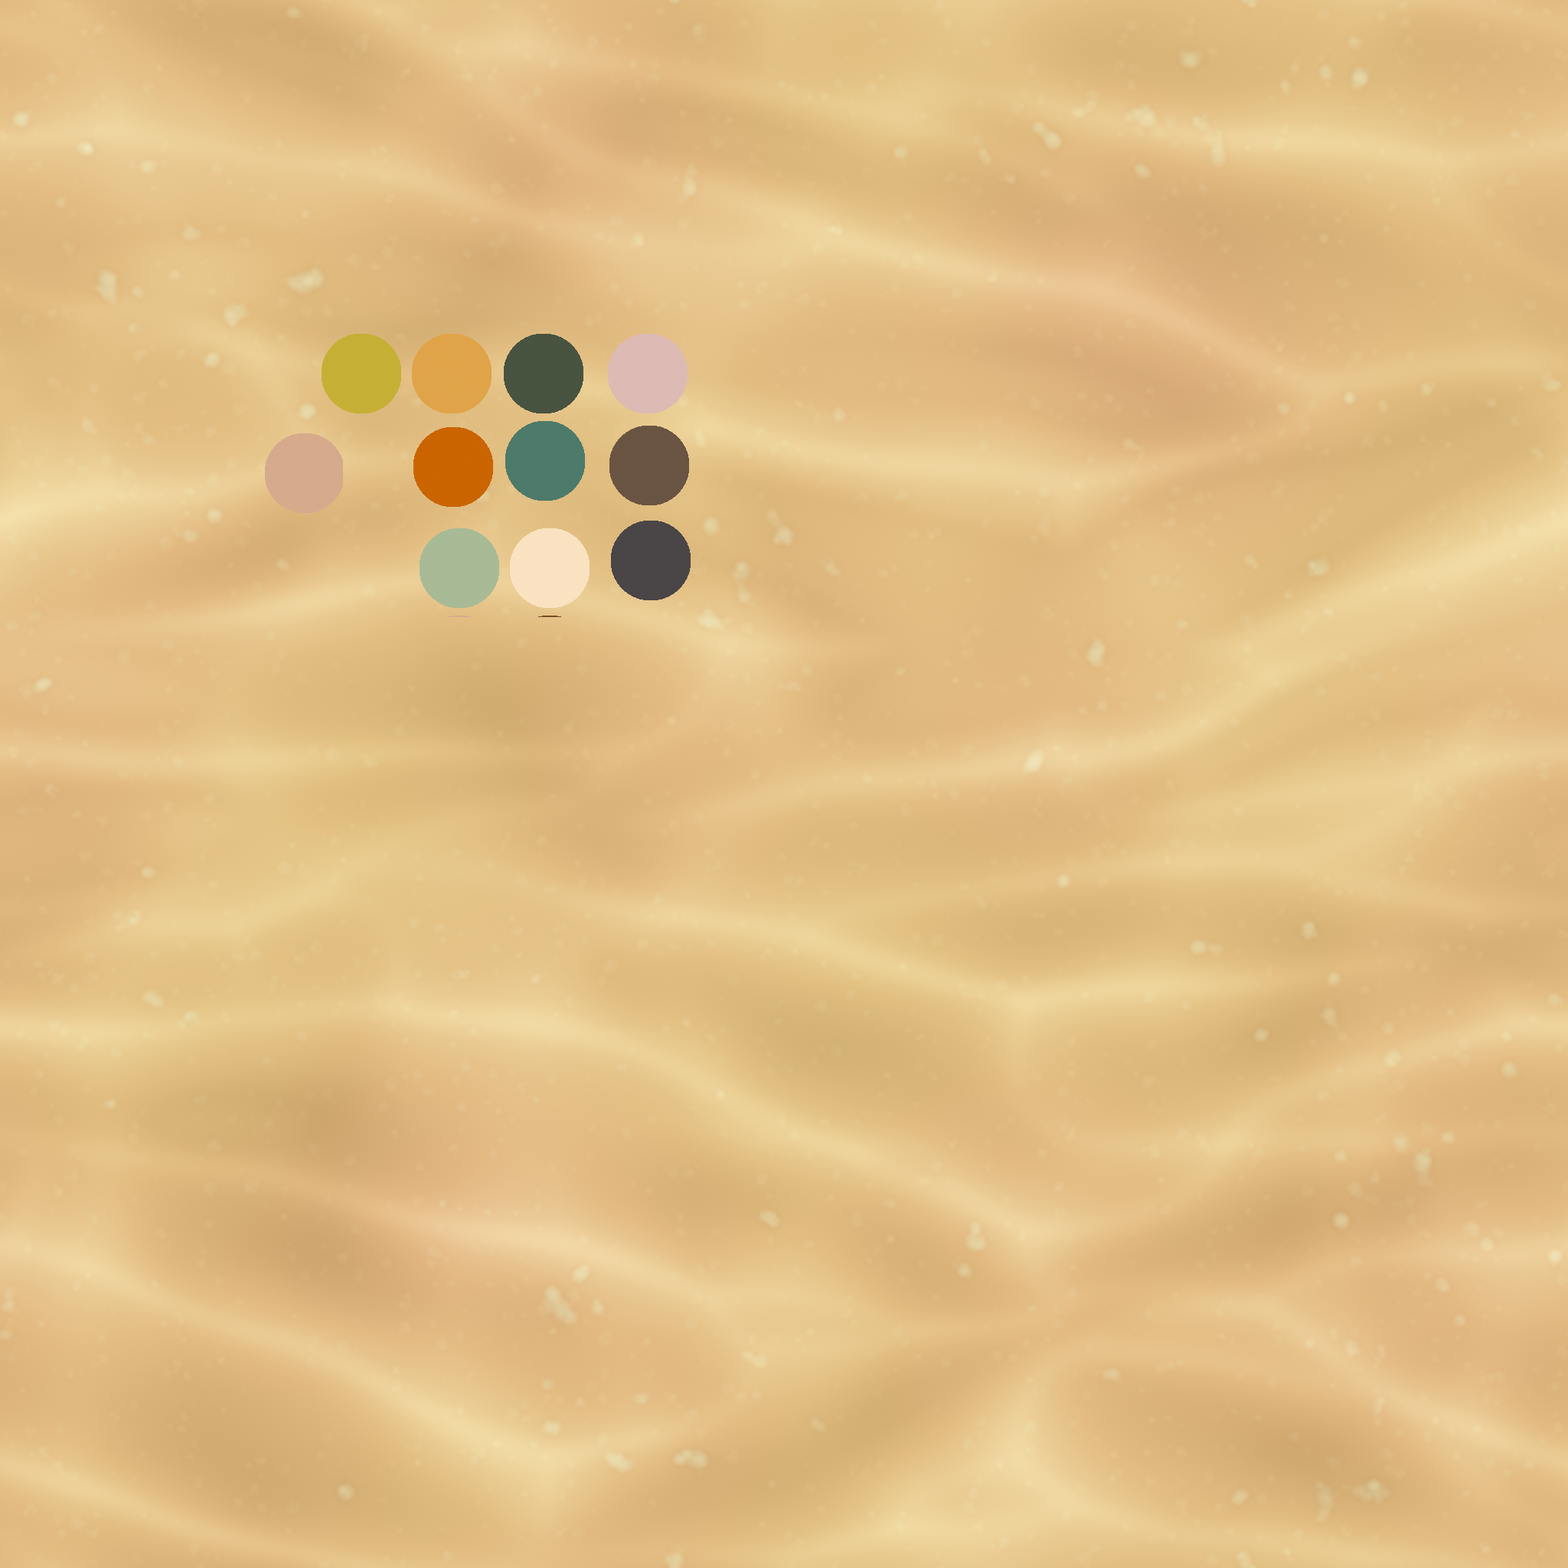
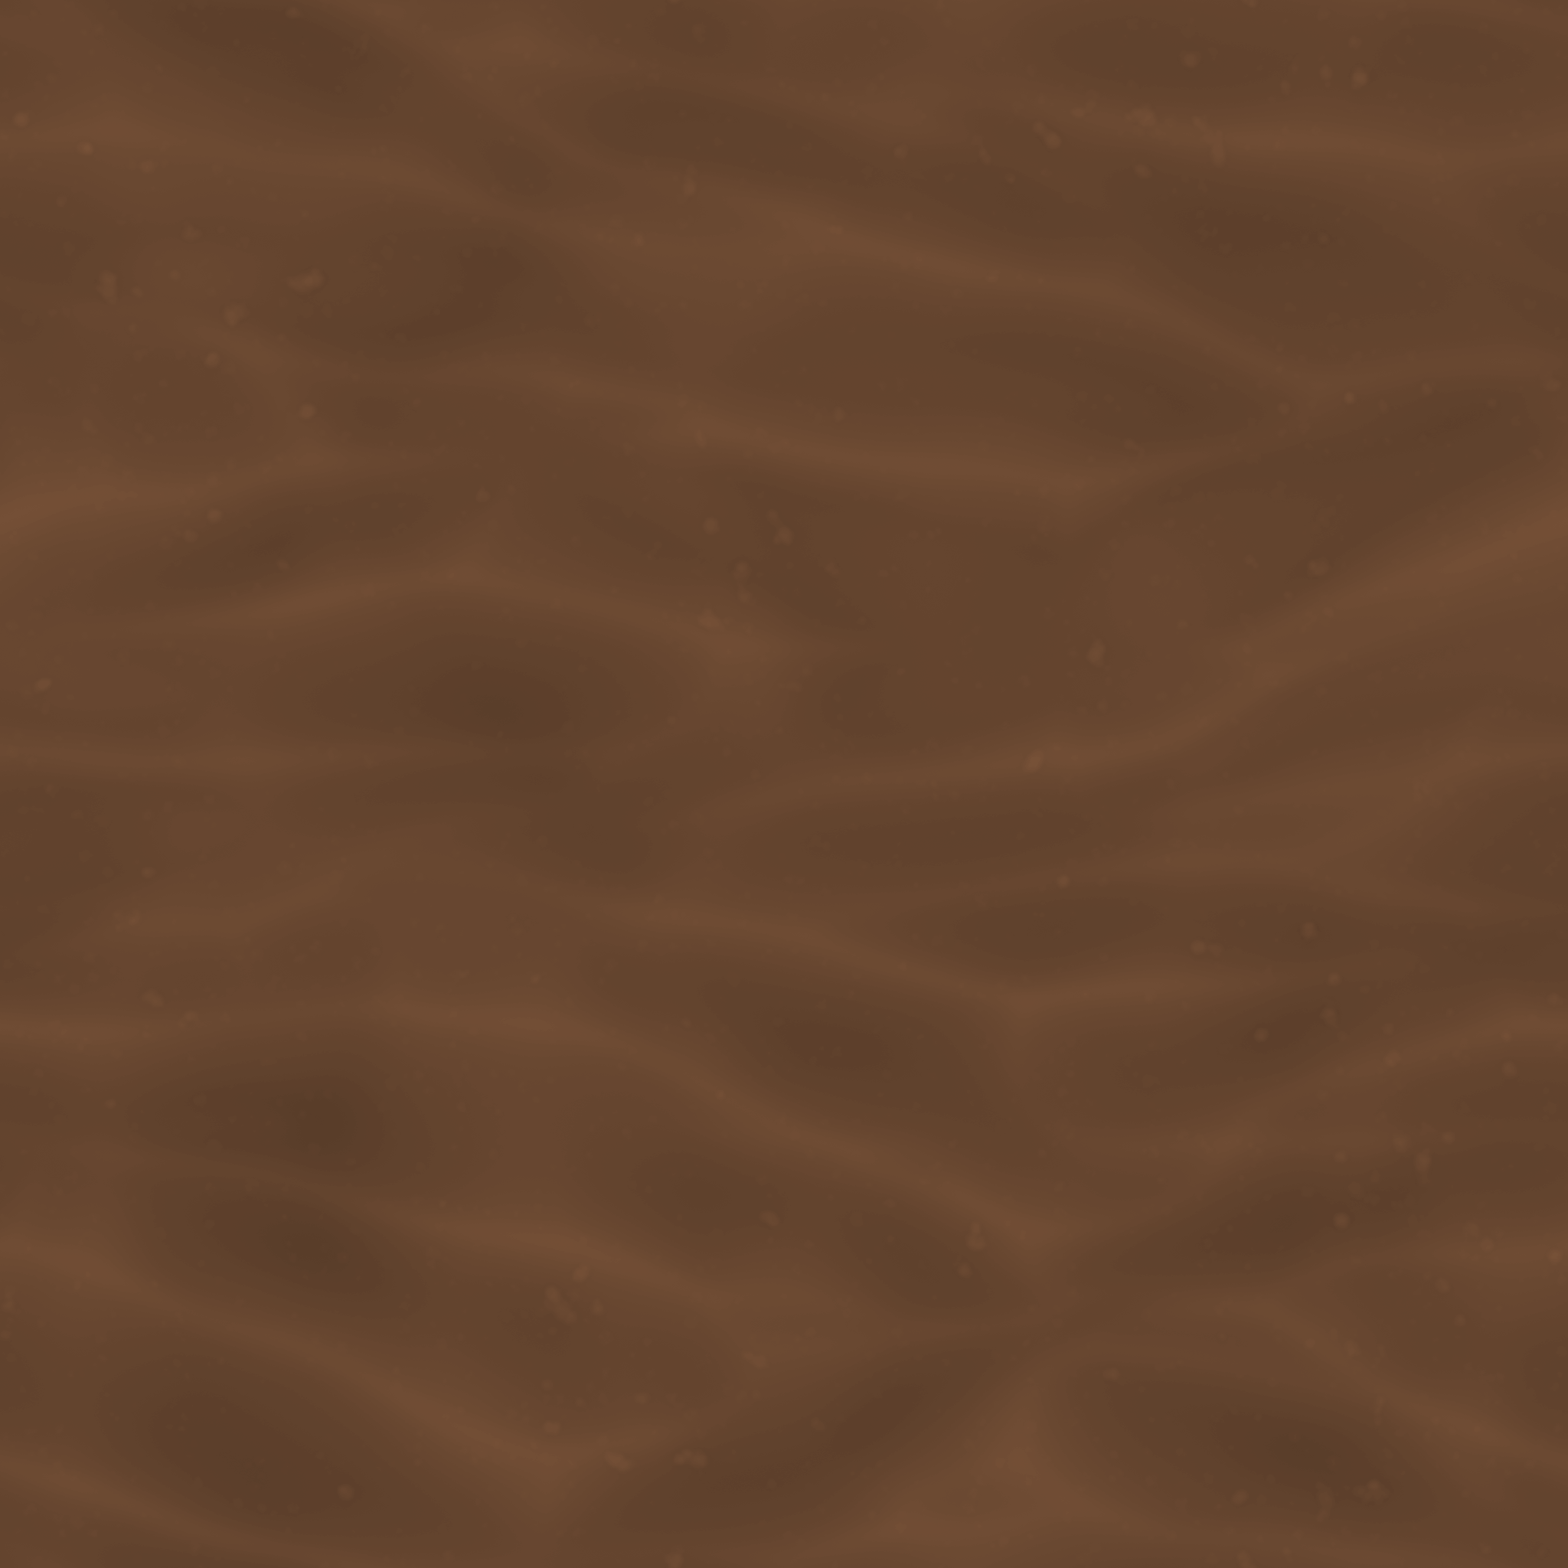
Comparing the layer stacks of the two 1568 x 1568 images. Changes:
hid "Ellipse 1 copy 2" over [264, 333, 691, 618]